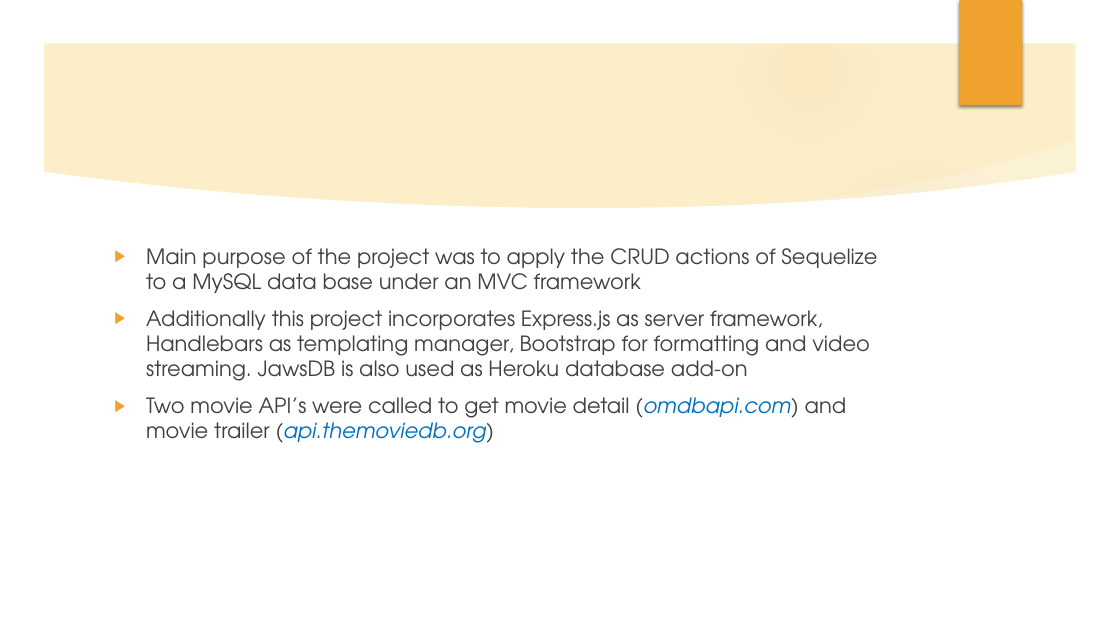
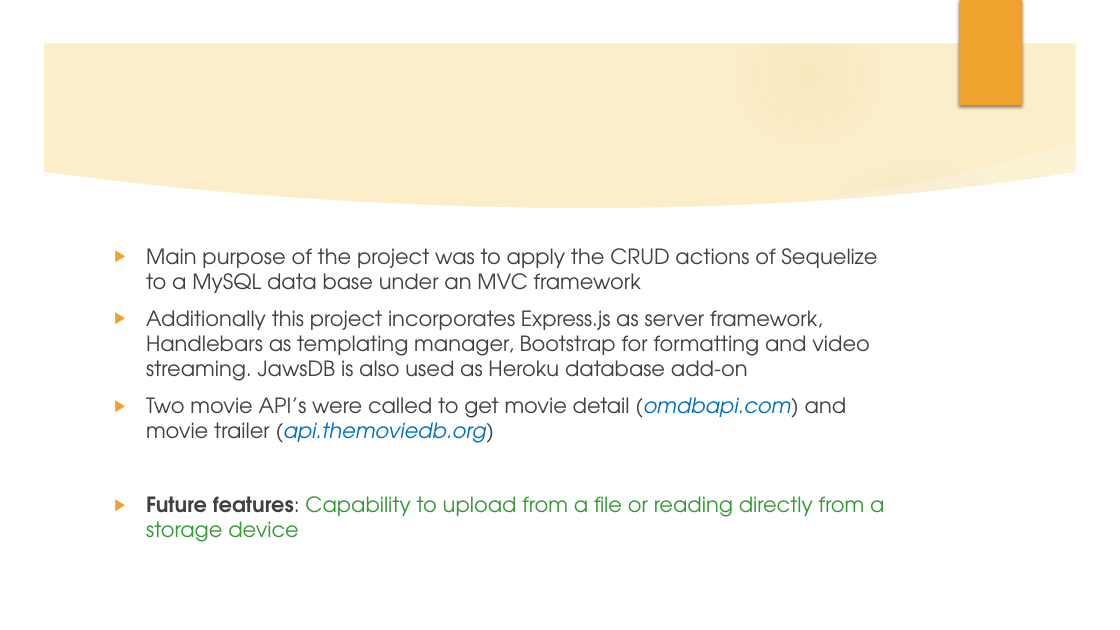
Before and after one commit to mesparzaveloz/Project2-20190622, a slide deck: slide 5 of Movie Collector Prj Presentation.pptx. Drawn at 1120x630 pixels with LibreOffice and Linux fonts; fonts in the diff are those of the drawing; background and template pictures are left out. Boxes give left, top, right and bottom in pixels: in the first picture for what was removed or moved away, otherwise in the second. Text is boxed around its words. In the diff, an @@ line names an element or a change of style, - is before the commit and + after.

```diff
--- a/Movie Collector Prj Presentation.pptx
+++ b/Movie Collector Prj Presentation.pptx
@@ text at <box>146,496,884,542</box>: paragraph added @@
+▶ Future features: Capability to upload from a file or reading directly from a storage device
```
Also in this commit, not shown: 1 other slide changed, 2 other files.
